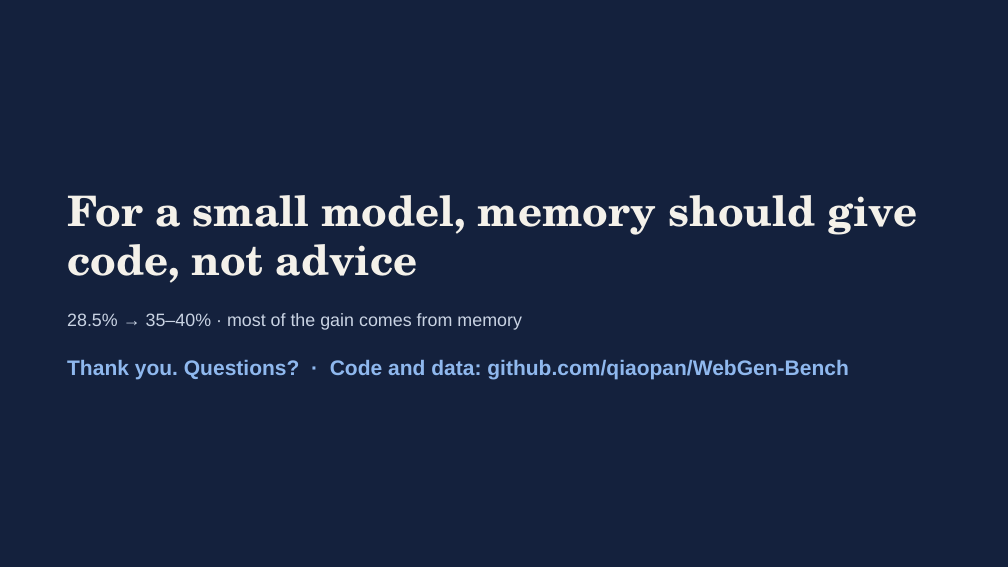
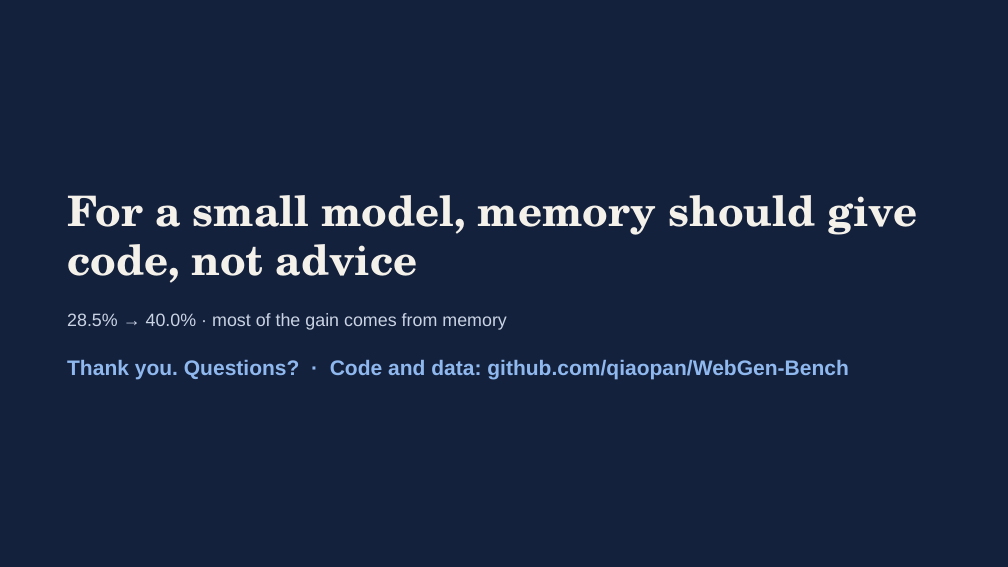
Before and after one commit to qiaopan/WebGen-Bench, a slide deck: slide 18 of docs/reports/group_meeting_deck_2026-10-16-en-v11/V11-Long-term memory for a small website generator.pptx. Drawn at 1008x567 pixels with LibreOffice and Linux fonts; fonts in the diff are those of the drawing. Boxes give left, top, right and bottom in pixels: in the first picture for what was removed or moved away, otherwise in the second. Text is boxed around its words. In the diff, an @@ line names an element or a change of style, - is before the commit and + after.

```diff
--- a/docs/reports/group_meeting_deck_2026-10-16-en-v11/V11-Long-term memory for a small website generator.pptx
+++ b/docs/reports/group_meeting_deck_2026-10-16-en-v11/V11-Long-term memory for a small website generator.pptx
@@ text at (67,313,507,330): text changed @@
-28.5% → 35–40% · most of the gain comes from memory
+28.5% → 40.0% · most of the gain comes from memory
```
Also in this commit, not shown: 5 other slides changed, 2 other files.
